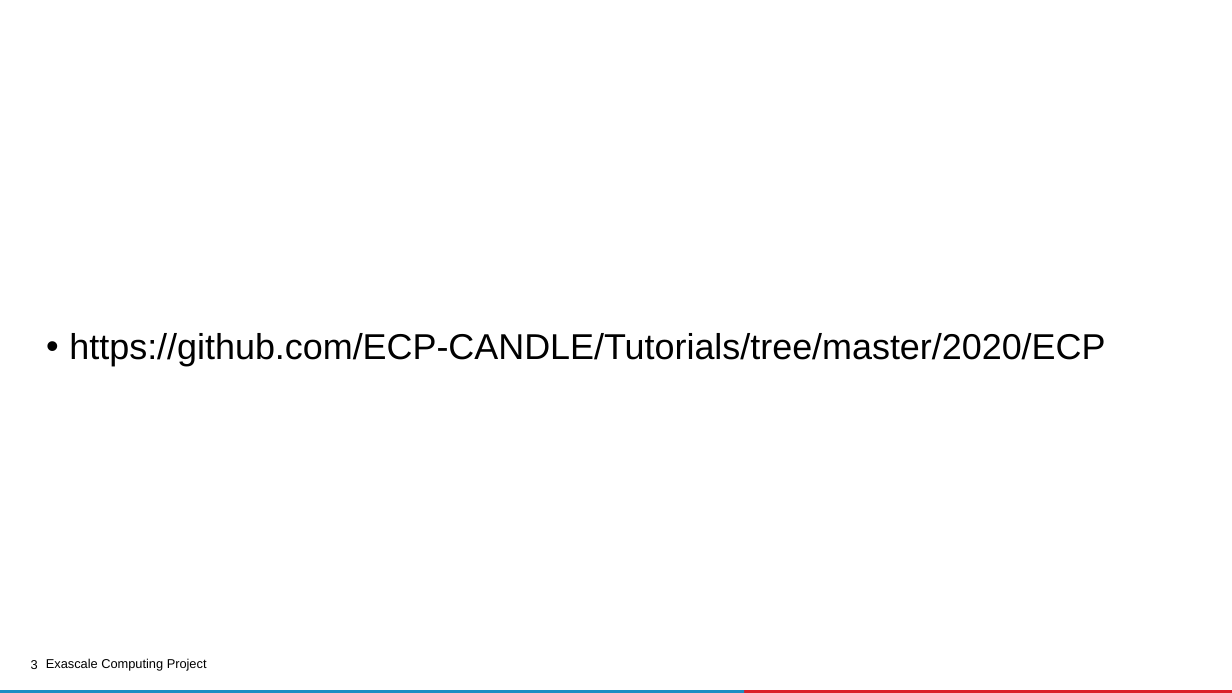
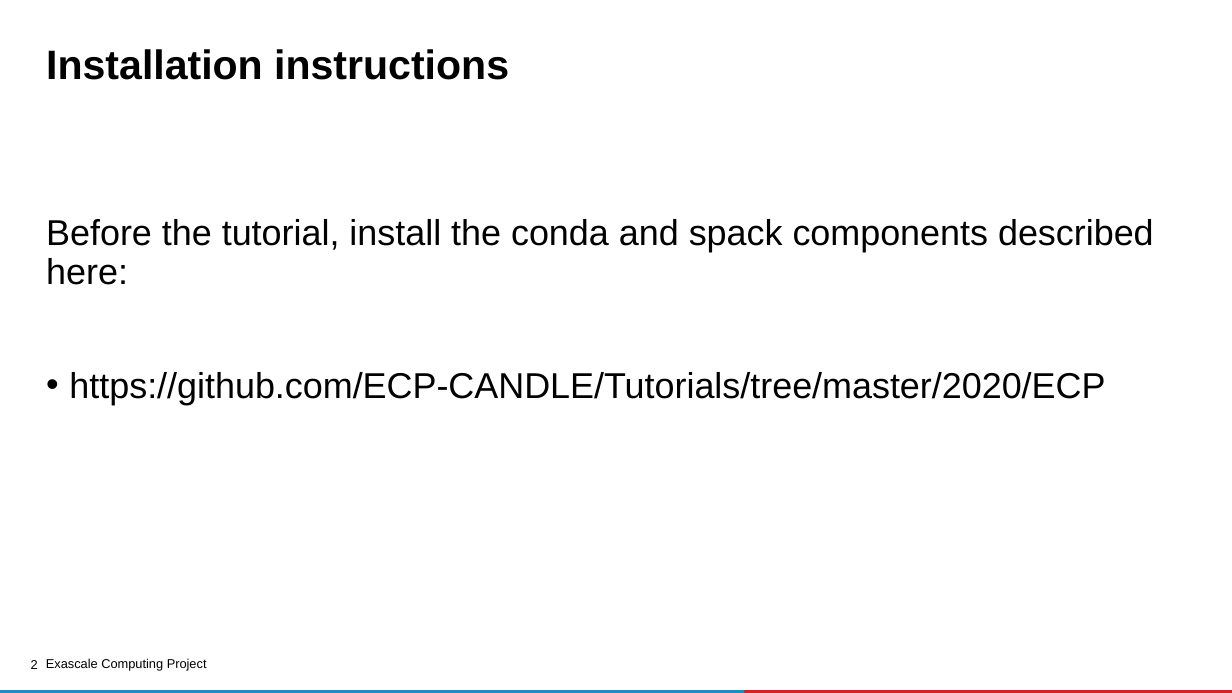
Before and after one commit to ECP-CANDLE/Tutorials, a slide deck: slide 2 of 2020/ECP/slides/02-install.pptx (slide 3 before the commit). Drawn at 1232x693 pixels with LibreOffice and Linux fonts; fonts in the diff are those of the drawing; background and template pictures are left out. Boxes give left, top, right and bottom in pixels: in the first picture for what was removed or moved away, otherwise in the second. Text is boxed around its words. In the diff, an @@ line names an element or a change of style, - is before the commit and + after.

Commit message:
Update install PPTX, posted on Sessions page

```diff
--- a/2020/ECP/slides/02-install.pptx
+++ b/2020/ECP/slides/02-install.pptx
@@ title added at [46,49,509,80], 32 pt, text #000000, bold @@
+Installation instructions
@@ text at [46,219,1154,285]: paragraph added @@
+Before the tutorial, install the conda and spack components described here:
@@ page number at [31,660,38,669]: text changed @@
-3
+2
```
Also in this commit, not shown: 2 slides removed.
